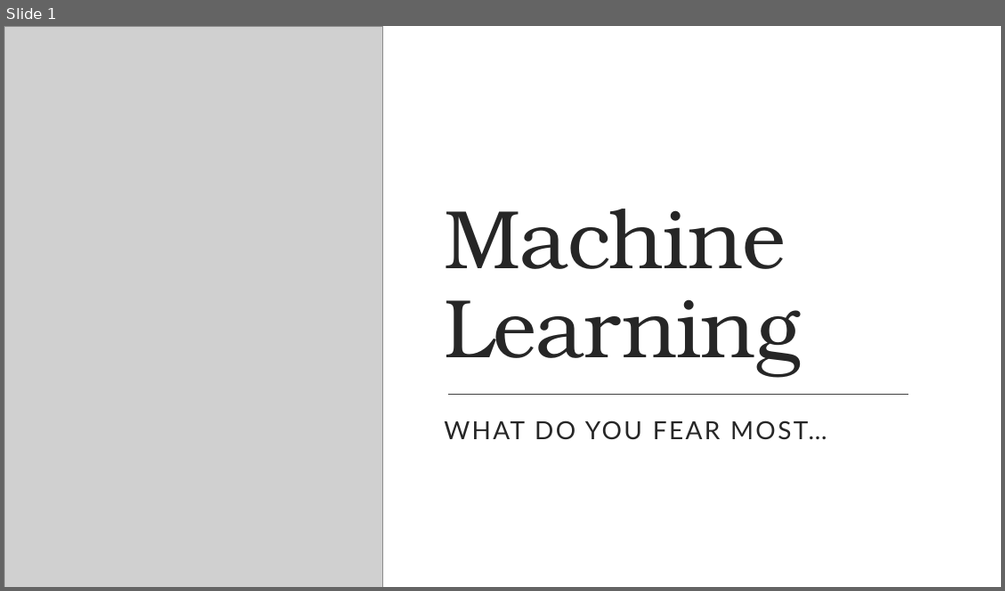
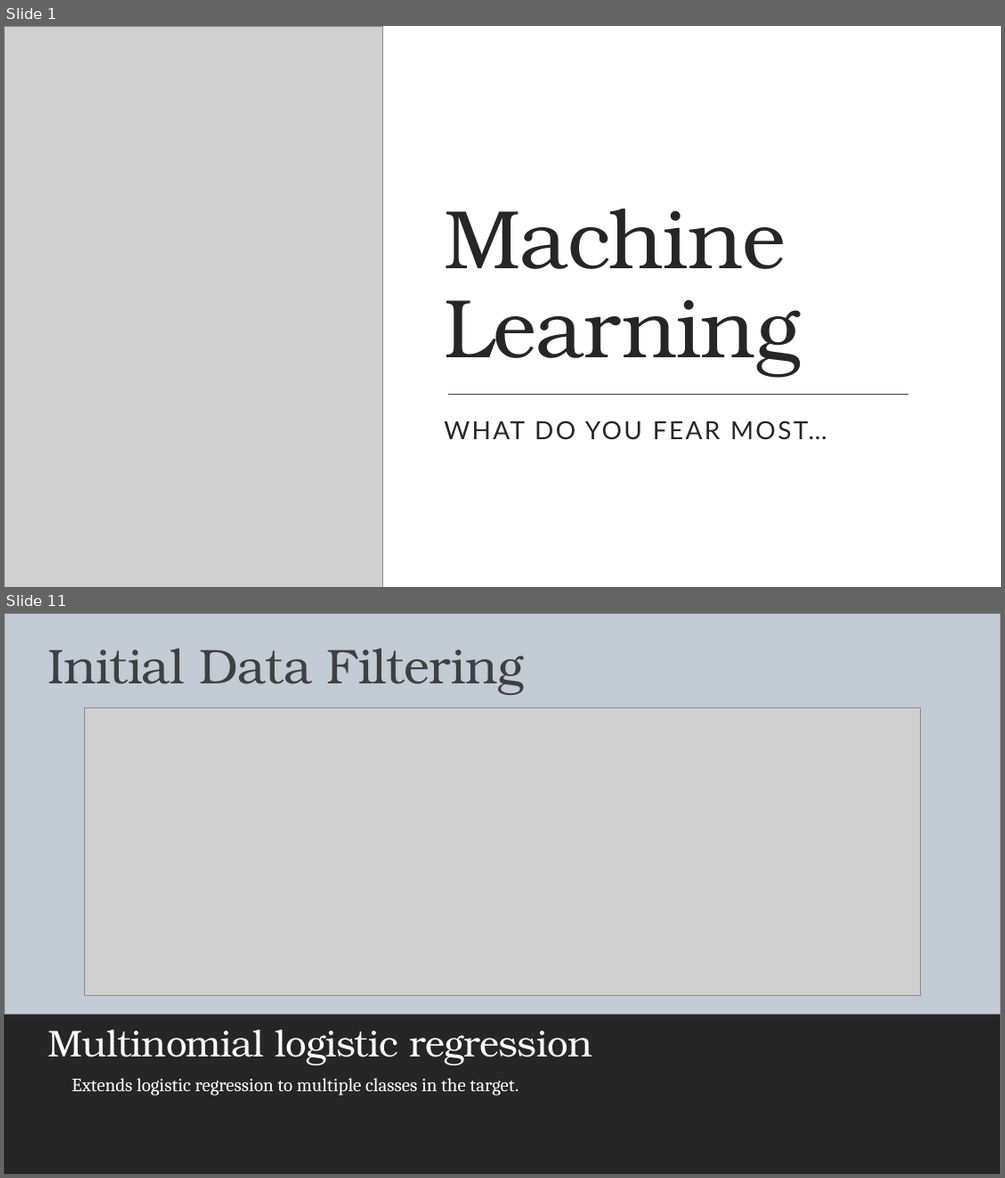
Before and after one commit to BDomogalla/machine-learning-project, a slide deck: machine_learning_pp.pptx. Shown one above the other, each under a label of ours: slide 1 before the commit, slides 1 and 11 after it; the slides between them are not shown. The pictures are 1005x591 and 1005x1178 pixels, drawn with LibreOffice and Linux fonts; fonts in the diff are those of the drawing; grey boxes stand for pictures. Boxes give left, top, right and bottom in pixels: in the first picture for what was removed or moved away, otherwise in the second. Text is boxed around its words. In the diff, an @@ line names an element or a change of style, - is before the commit and + after.

```diff
--- a/machine_learning_pp.pptx
+++ b/machine_learning_pp.pptx
@@ slide 11 added at box(4, 613, 1001, 1174), background #FFFFFF @@
@@ rectangle added at box(4, 613, 1001, 1013), fill #C3CBD4, outline #737C87 1.25 pt @@
@@ text added at box(48, 648, 524, 695), 47 pt, text #404040 @@
+Initial Data Filtering
@@ picture added at box(85, 707, 920, 996) @@
@@ rectangle added at box(4, 988, 1001, 1174), fill #262626 @@
@@ title added at box(48, 1030, 591, 1065), 36 pt, text #FFFFFF @@
+Multinomial logistic regression
@@ text added at box(72, 1078, 518, 1095), 18 pt, text #FFFFFF @@
+Extends logistic regression to multiple classes in the target.
```
Also in this commit, not shown: 1 slide changed, 10 other slides added, 1 slide removed, 6 other files.
